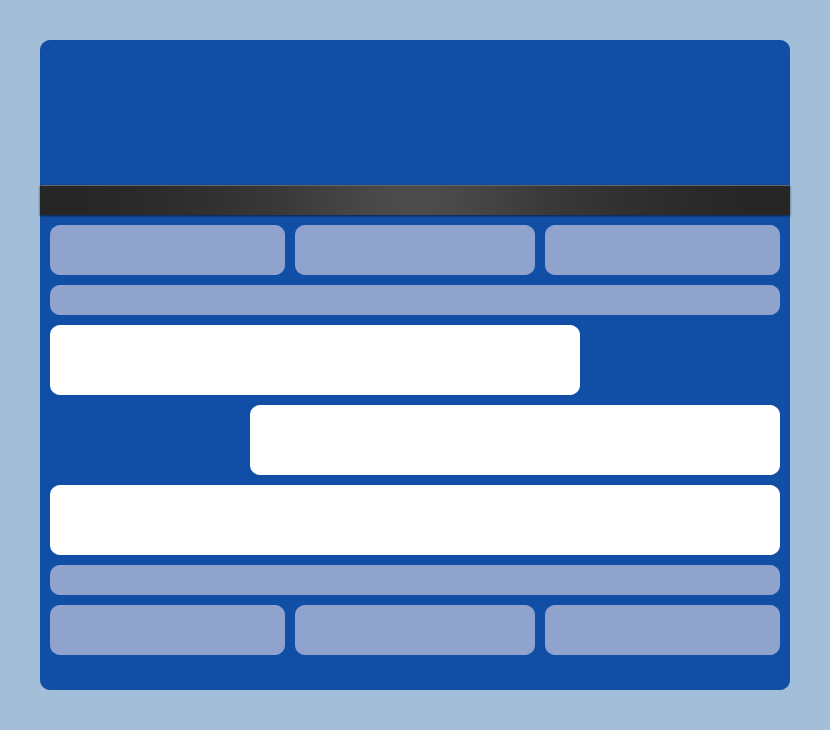
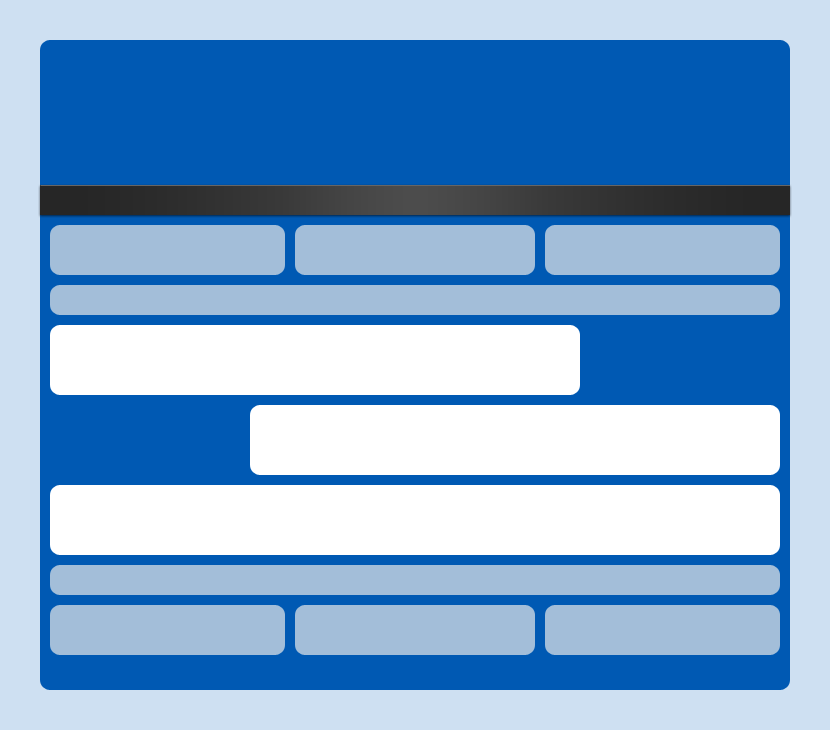
Revision of a layered 830px x 730px image; what changed, layer by layer:
painted on "header / footer widgets" over [50, 225, 780, 655]
painted on "canvas" over [40, 40, 790, 690]
painted on "Background" over [0, 0, 830, 730]
